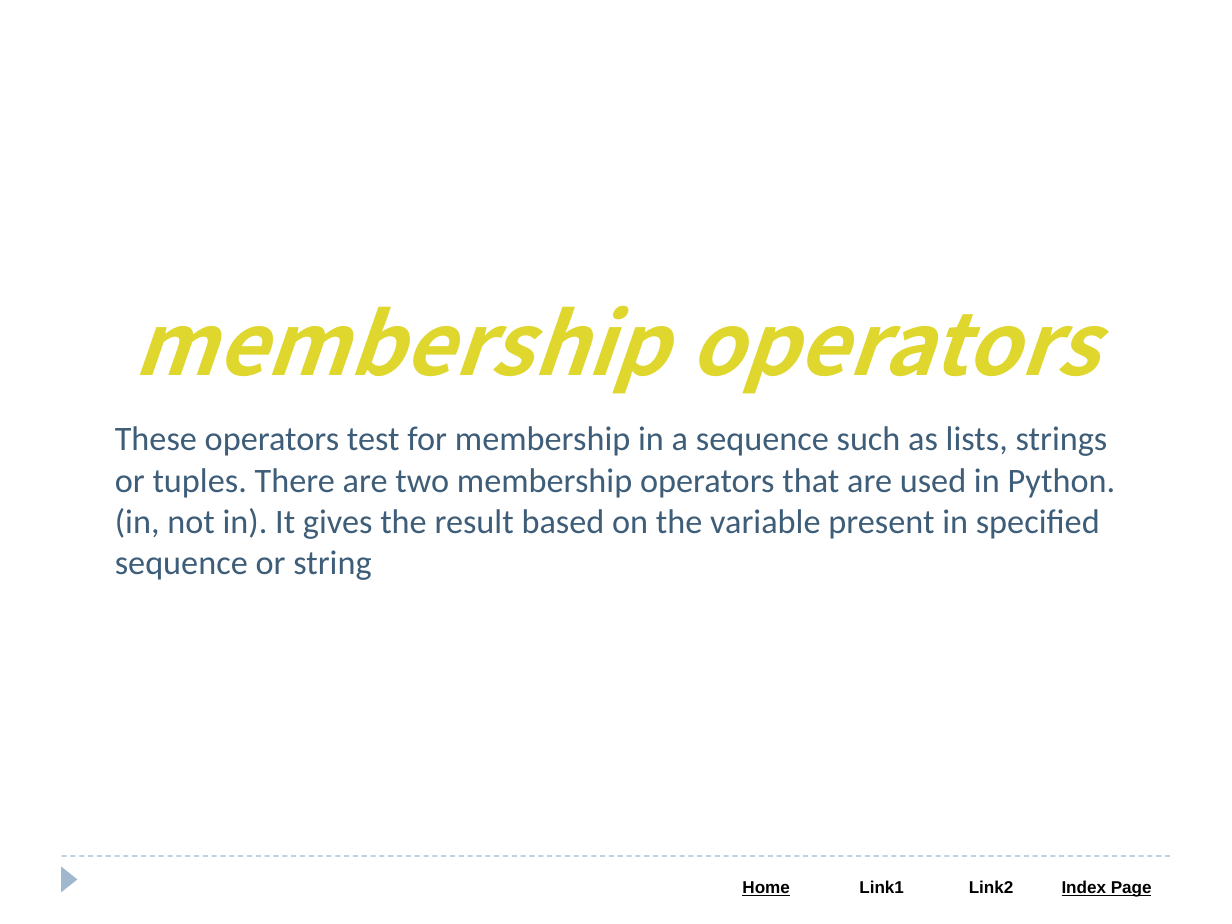
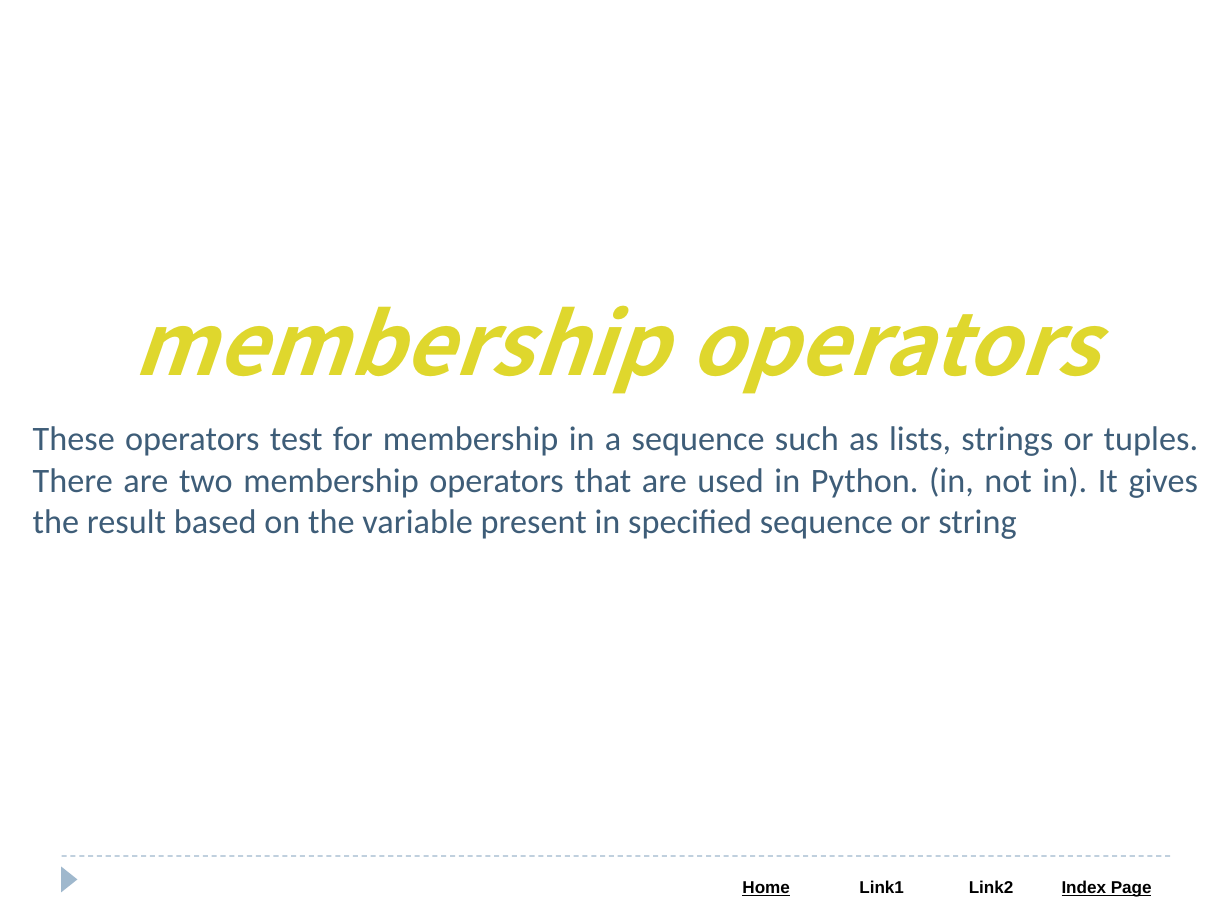
Before and after one commit to saleelgithub/PPTs, a slide deck: slide 57 of Python.pptx (slide 34 before the commit). Drawn at 1232x924 pixels with LibreOffice and Linux fonts; fonts in the diff are those of the drawing. Boxes give left, top, right and bottom in pixels: in the first picture for what was removed or moved away, otherwise in the second. Text is boxed around its words. In the diff, an @@ line names an element or a change of style, - is before the commit and + after.

```diff
--- a/Python.pptx
+++ b/Python.pptx
@@ text at [33, 426, 1199, 539]: text changed @@
-These operators test for membership in a sequence such as lists, strings or tuples. There are two membership operators that are used in Python.
-(in, not in). It gives the result based on the variable present in specified sequence or string
+These operators test for membership in a sequence such as lists, strings or tuples. There are two membership operators that are used in Python. (in, not in). It gives the result based on the variable present in specified sequence or string
```
Also in this commit, not shown: 24 other slides changed, 55 slides added, 22 slides removed.
